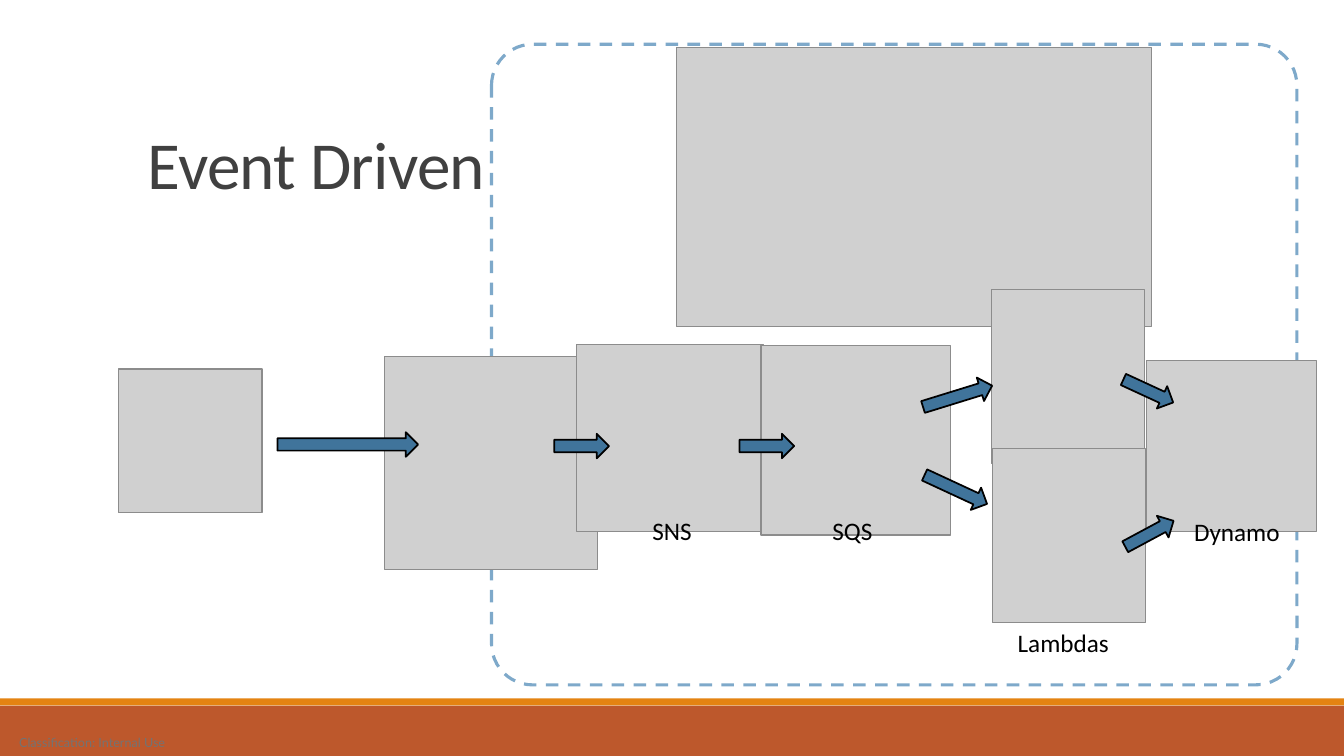
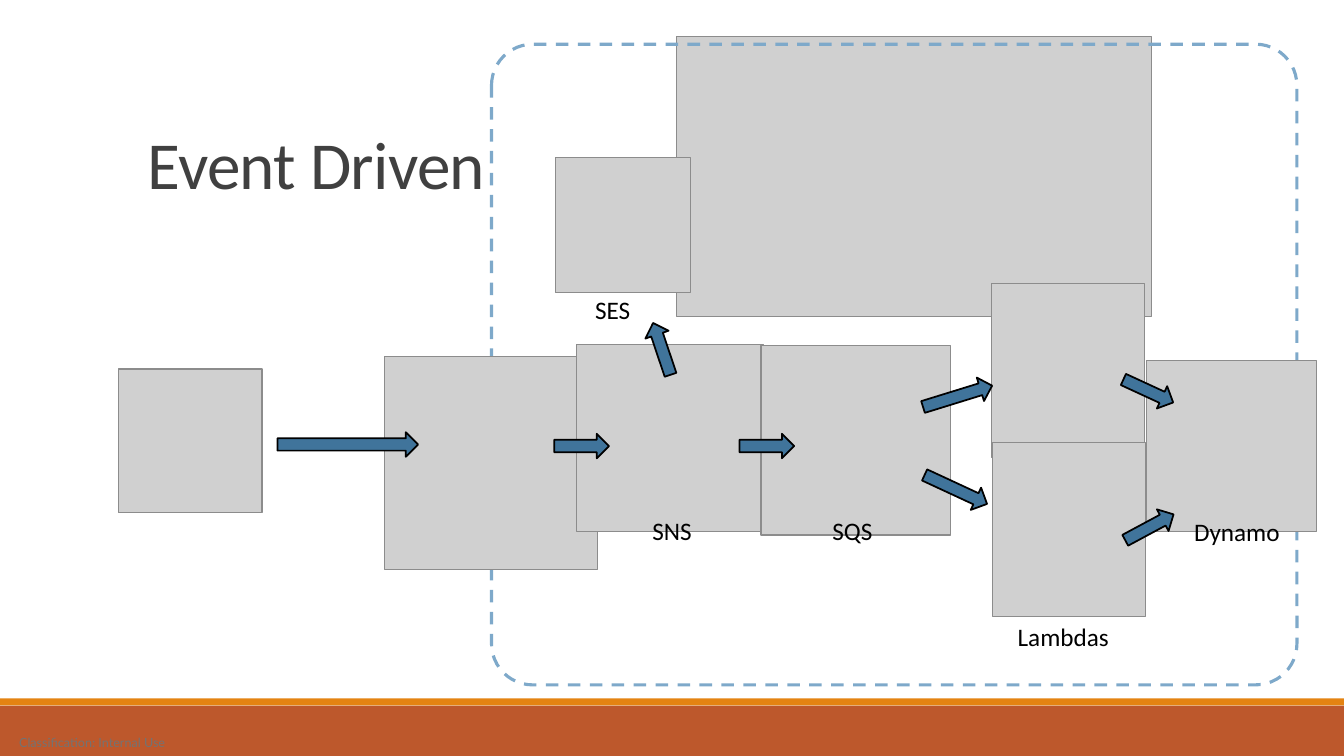
Before and after one commit to jonny561201/LT-AWS-Training, a slide deck: slide 26 of AwsIntroduction.pptx. Drawn at 1344x756 pixels with LibreOffice and Linux fonts; fonts in the diff are those of the drawing; grey boxes stand for pictures. Boxes give left, top, right and bottom in pixels: in the first picture for what was removed or moved away, otherwise in the second. Text is boxed around its words. In the diff, an @@ line names an element or a change of style, - is before the commit and + after.

```diff
--- a/AwsIntroduction.pptx
+++ b/AwsIntroduction.pptx
@@ picture moved from (x1=677, y1=47, x2=1151, y2=328) to (x1=677, y1=36, x2=1151, y2=317) @@
@@ picture added at (x1=556, y1=157, x2=691, y2=292) @@
@@ text added at (x1=595, y1=302, x2=630, y2=319), 18 pt, text #000000 @@
+SES
@@ right arrow added at (x1=642, y1=319, x2=683, y2=379), fill #40749B, outline #000000 1.25 pt @@
@@ 2 pictures, 1 text, 1 right arrow moved together from (x1=992, y1=290, x2=1179, y2=653) to (x1=992, y1=283, x2=1179, y2=647) @@
```
